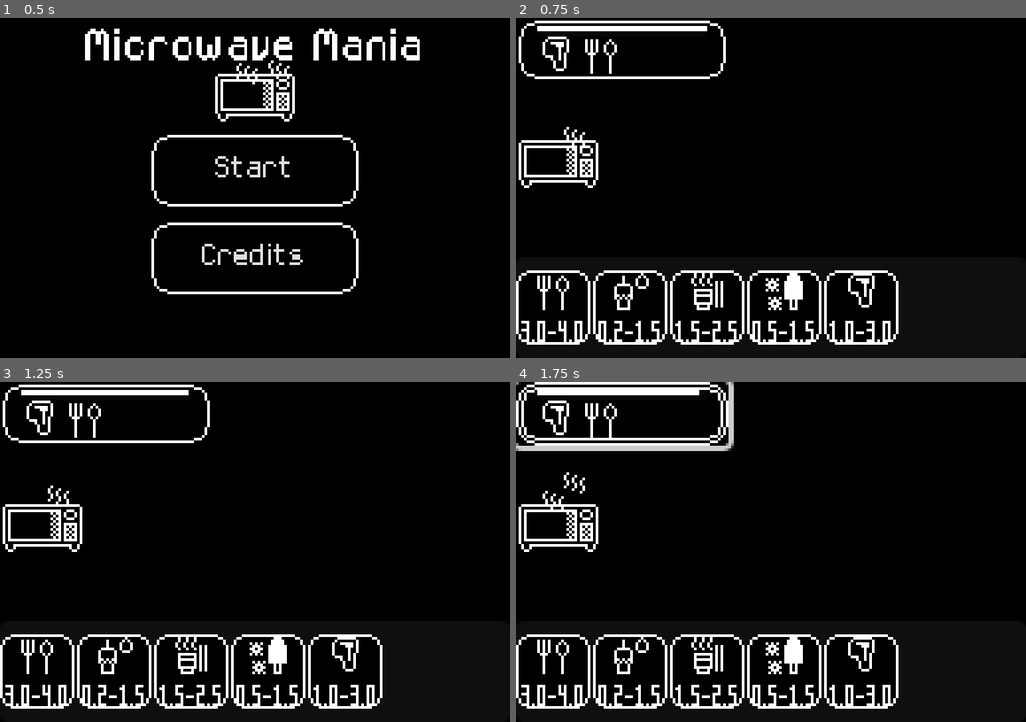
Above: before the commit, frames 1-4 (two rows, left to right).
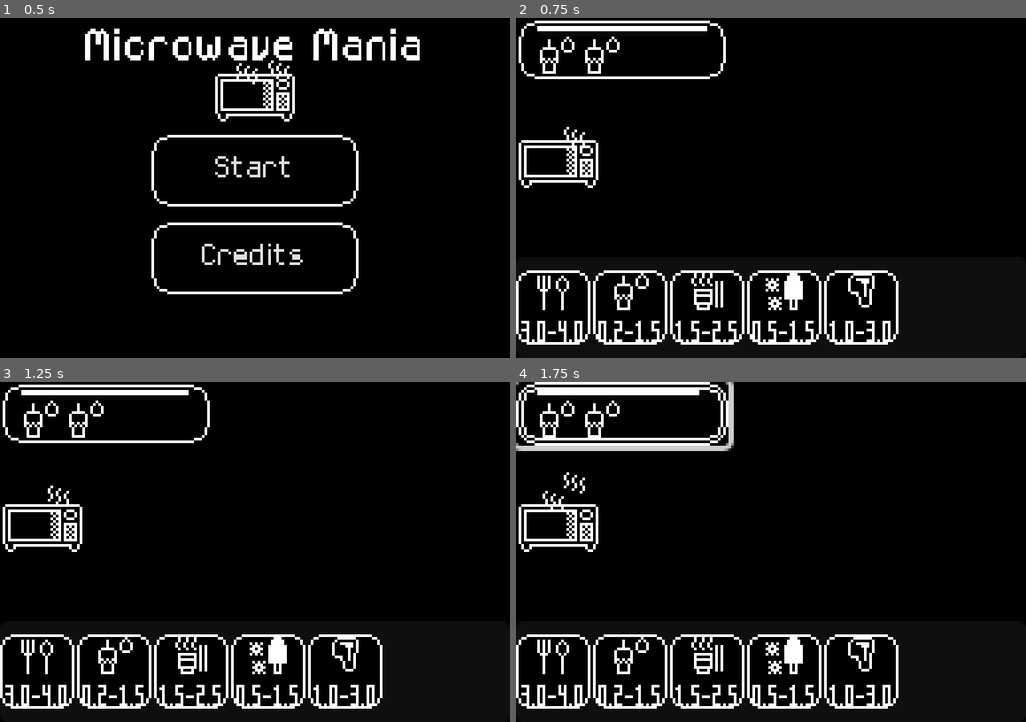
Above: after the commit, the same moments.

Repository: SpntKbrg/microwave-game
Game: Godot game, scene res://scenes/release/main_menu.tscn
Two runs of this game, one before a commit and one after it. Both use one fixed random seed, a clock stepped at 60 frames per second and the inputs below.
Inputs (mouse positions are in pixels of both pictures, inside the frame that each line leads up to):
- Up to frame 1 (0.5 s): no input
- Up to frame 2 (0.75 s): click "Start" at 0.5 s
- Up to frame 3 (1.25 s): no input
- Up to frame 4 (1.75 s): click (623, 412) at 1.25 s

Frame 1 is identical in both runs. In frame 2, 0.6% of the frame differs, in the area x 4-21%, y 5-17%; in frame 3, 0.6%; in frame 4, 0.6%.

Commit message:
Add selecting functionality for microwave and customer.

Diff:
--- a/scenes/customer_button.tscn
+++ b/scenes/customer_button.tscn
@@ -42,3 +42,5 @@
 max_value = 1.0
 value = 0.5
 show_percentage = false
+
+[connection signal="pressed" from="." to="." method="on_selected"]
--- a/scenes/game_scene.tscn
+++ b/scenes/game_scene.tscn
@@ -1,15 +1,8 @@
-[gd_scene load_steps=12 format=3 uid="uid://b47m3qdh0xkux"]
+[gd_scene load_steps=9 format=3 uid="uid://b47m3qdh0xkux"]
 
 [ext_resource type="PackedScene" uid="uid://daai2yr3w1kpk" path="res://scenes/inspect_modal/inspect_modal.tscn" id="1_w5aja"]
 [ext_resource type="Script" uid="uid://b70emyq2qqvnd" path="res://scripts/game/game_manager.gd" id="2_onqr8"]
-[ext_resource type="Script" uid="uid://cuhlrwjla6kf" path="res://scripts/resources/microwave_spec.gd" id="3_ycayy"]
-[ext_resource type="PackedScene" uid="uid://dywm3b6r0bvrk" path="res://scenes/item_model.tscn" id="4_rurhu"]
 [ext_resource type="PackedScene" uid="uid://djkscwfg3u4pk" path="res://scenes/model_resource.tscn" id="5_y3j0m"]
-
-[sub_resource type="Resource" id="Resource_y3j0m"]
-script = ExtResource("3_ycayy")
-useTemperature = true
-metadata/_custom_type_script = "uid://cuhlrwjla6kf"
 
 [sub_resource type="Gradient" id="Gradient_vt6ba"]
 colors = PackedColorArray(1, 1, 1, 1, 1, 1, 1, 1)
@@ -25,14 +18,8 @@
 
 [sub_resource type="RectangleShape2D" id="RectangleShape2D_b5spy"]
 
-[node name="game_scene" type="Node2D" node_paths=PackedStringArray("spawn_timer", "spawn_point", "model_resource")]
+[node name="game_scene" type="Node2D"]
 script = ExtResource("2_onqr8")
-microwave_set = Array[ExtResource("3_ycayy")]([SubResource("Resource_y3j0m")])
-spawn_timer = NodePath("Timer")
-spawn_interval_ms = 5000
-spawn_point = NodePath("spawn_point")
-model_resource = NodePath("ModelResource")
-item_scene = ExtResource("4_rurhu")
 
 [node name="InspectModal" parent="." instance=ExtResource("1_w5aja")]
 offset_right = 300.0
--- a/scenes/release/microwave_toggle.tscn
+++ b/scenes/release/microwave_toggle.tscn
@@ -36,3 +36,5 @@
 
 [node name="microwave_timer" type="Timer" parent="."]
 one_shot = true
+
+[connection signal="pressed" from="." to="." method="on_selected"]
--- a/scenes/release/real_game_scene.tscn
+++ b/scenes/release/real_game_scene.tscn
@@ -19,8 +19,7 @@
 [ext_resource type="Resource" uid="uid://cmc4gda6a680w" path="res://data/item_resources/mug.tres" id="13_ofqx1"]
 [ext_resource type="Script" uid="uid://cso81fb444n4e" path="res://scripts/game/item_shelf_spawner.gd" id="14_fij0q"]
 [ext_resource type="PackedScene" uid="uid://cucl236n4hfwi" path="res://scenes/items/ItemFactory.tscn" id="14_h88xt"]
-[ext_resource type="Script" uid="uid://yaflfsrycvvw" path="res://scripts/resources/item_library.gd" id="15_37101"]
-[ext_resource type="PackedScene" path="res://scenes/customer_system.tscn" id="15_fij0q"]
+[ext_resource type="PackedScene" uid="uid://d3vsbjdcoodxd" path="res://scenes/customer_system.tscn" id="15_fij0q"]
 
 [sub_resource type="Resource" id="Resource_jvgw3"]
 script = ExtResource("2_jvgw3")
@@ -88,15 +87,17 @@
 visible = false
 layout_mode = 1
 
-[node name="GameSystem" type="Node" parent="." node_paths=PackedStringArray("customer_system", "item_factory", "microwave_inspect", "input_state_handler", "item_shelf_spawner", "__customer_data_holder", "__customer_button_container")]
+[node name="GameSystem" type="Node" parent="." node_paths=PackedStringArray("customer_system", "item_factory", "microwave_inspect", "input_state_handler", "item_shelf_spawner", "microwave_spawner", "__customer_data_holder", "__customer_button_container", "__microwave_container")]
 script = ExtResource("7_e1xsh")
 customer_system = NodePath("CustomerSystem")
 item_factory = NodePath("ItemFactory")
 microwave_inspect = NodePath("../MicrowaveInspect")
 input_state_handler = NodePath("InputStateHandler")
 item_shelf_spawner = NodePath("ItemShelfSpawner")
+microwave_spawner = NodePath("MicrowaveSpawner")
 __customer_data_holder = NodePath("CustomerList")
 __customer_button_container = NodePath("../CustomerRow/CustomerButtonContainer")
+__microwave_container = NodePath("../MicrowaveRow/MicrowaveContainer")
 __customer_node_template = ExtResource("8_e38y6")
 __customer_button_template = ExtResource("6_hshn4")
 __item_resources = Array[ExtResource("8_xwxs8")]([ExtResource("10_5rj2t"), ExtResource("13_ofqx1"), ExtResource("12_g4s6n"), ExtResource("11_ietqi"), ExtResource("9_37101")])
@@ -121,5 +122,3 @@
 __item_shelf_btn_template = ExtResource("3_n7wt1")
 
 [node name="ItemLibrary" type="Node" parent="."]
-script = ExtResource("15_37101")
-__item_resources = Array[ExtResource("8_xwxs8")]([ExtResource("10_5rj2t"), ExtResource("13_ofqx1"), ExtResource("12_g4s6n"), ExtResource("11_ietqi"), ExtResource("9_37101")])
--- a/scripts/consts/type.gd
+++ b/scripts/consts/type.gd
@@ -2,5 +2,5 @@
 
 class_name UtilType
 
-enum ItemType { STEAK = 0, FOOD_BOX, ICE_CREAM, NOODLE, DRINK }
+enum ItemType { STEAK = 0, FOOD_BOX, ICE_CREAM, NOODLE, DRINK, NULL = -1 }
 enum WaveTemperature { LOW = 1, MEDIUM = 2, HIGH = 3 } # low - 1, medium - 2, high - 3
--- a/scripts/game/customer_button.gd
+++ b/scripts/game/customer_button.gd
@@ -7,6 +7,8 @@
 @export var __item_icon_template: PackedScene
 var __customer: CustomerUiData
 var __is_ticking: bool
+
+signal on_customer_selected(customer_id: int)
 
 func setup(customer: CustomerUiData) -> void:
 	__customer = customer
@@ -30,3 +32,26 @@
 		queue_free()
 		return
 	__timer_progress.value = __customer.customer.get_current_patient_time_ratio()
+
+func get_customer_id() -> int:
+	return __customer.customer.customer_id
+
+func get_item_icon_list() -> Array:
+	return (
+		__cart_container.get_children()
+			.filter(func (child): return is_instance_of(child, ItemIcon))
+			.map(func (child): return child as ItemIcon)
+	)
+
+func remove_item_icon_at_index(index: int) -> void:
+	if index < 0 or index >= __cart_container.get_child_count():
+		push_error("Button::remove_item_icon_at_index : index not found : ", index)
+		return
+
+	var target_child := __cart_container.get_child(index)
+
+	__cart_container.remove_child(target_child)
+	target_child.queue_free()
+
+func on_selected() -> void:
+	on_customer_selected.emit(get_customer_id())
--- a/scripts/game/microwave_factory.gd
+++ b/scripts/game/microwave_factory.gd
@@ -5,7 +5,7 @@
 func _init() -> void:
 	pass
 
-func create(spec: MicrowaveSpec) -> Node2D:
+func create(spec: MicrowaveSpec) -> MicrowaveToggle:
 	#check spec then gen microwave
 	print("spec", spec.useTemperature)
-	return basic_microwave.instantiate();
+	return basic_microwave.instantiate() as MicrowaveToggle;
--- a/scripts/game/microwave_spawner.gd
+++ b/scripts/game/microwave_spawner.gd
@@ -5,8 +5,18 @@
 @export var microwave_set: Array[MicrowaveSpec]
 @export var microwave_spawn_point: Node
 
-func _ready() -> void:
+signal on_microwave_selected(microwave_id: int)
+
+var currId = 1
+
+func setup() -> void:
 	var microwave_factory = MicrowaveFactory.new();
 	for microwave in microwave_set:
-		var mw = microwave_factory.create(microwave);
-		microwave_spawn_point.add_child.call_deferred(mw)
+		var mw := microwave_factory.create(microwave) as MicrowaveToggle;
+		microwave_spawn_point.add_child(mw)
+		mw.on_microwave_selected.connect(on_selected)
+		mw.microwave_id = currId
+		currId += 1
+
+func on_selected(microwave_id: int) -> void:
+	on_microwave_selected.emit(microwave_id)
--- a/scripts/game/microwave_toggle.gd
+++ b/scripts/game/microwave_toggle.gd
@@ -1,15 +1,20 @@
 extends TextureButton
+class_name  MicrowaveToggle
+
 
 @export var microwave_timer: Timer
 @export var microwave_progress: ProgressBar
 @export var anim_sprite: AnimSprite
 var is_running: bool = false
 
+var microwave_id: int
 var countdown_ms: int
 var sec_modifier: int = 60 # 1 = real time, 60 = 1 real sec = 1 game min
 var current_command: MicrowaveMethod
+var completed_item_type: UtilType.ItemType = UtilType.ItemType.NULL
 
 signal on_wave_timeout(method: MicrowaveMethod)
+signal on_microwave_selected(microwave_id: int)
 
 func setup()->void:
 	print("basic microwave seting up..")
@@ -28,8 +33,12 @@
 func on_countdown()->void:
 	is_running = false
 	on_wave_timeout.emit(current_command)
+	completed_item_type = current_command.item_type
 	current_command = null
 	anim_sprite.set_animating(false)
+
+func on_complete_order() -> void:
+	completed_item_type = UtilType.ItemType.NULL
 
 func commit_command(_command: MicrowaveMethod) -> void:
 	if is_running:
@@ -43,3 +52,6 @@
 	countdown_ms = floori((input_min_in_sec + input_sec) * 1000.0 / sec_modifier) # realtime til finished
 	microwave_timer.start(countdown_ms / 1000.0)
 	anim_sprite.set_animating(true)
+
+func on_selected() -> void:
+	on_microwave_selected.emit(microwave_id)
--- a/scripts/game/scene/game_system.gd
+++ b/scripts/game/scene/game_system.gd
@@ -8,10 +8,12 @@
 @export var microwave_inspect: MicrowaveInspect
 @export var input_state_handler: InputStateHandler
 @export var item_shelf_spawner: ItemShelfSpawner
+@export var microwave_spawner: MicrowaveSpawner
 
 @export_category("Internal")
 @export var __customer_data_holder: Node
 @export var __customer_button_container: Control
+@export var __microwave_container: Node
 
 @export_category("Template")
 @export var __customer_node_template: PackedScene # CustomerUiData
@@ -43,16 +45,21 @@
 		microwave_inspect.setup(item)
 	)
 	item_shelf_spawner.on_item_selected.connect(input_state_handler.on_select_item)
+	input_state_handler.signal_try_give_item_to_customer.connect(on_try_give_item_to_customer)
+	microwave_spawner.on_microwave_selected.connect(input_state_handler.on_select_microwave)
 
 func setup() -> void:
 	__item_data = {}
 	for item in __item_resources:
 		__item_data.set(item.item_type, item)
 	item_shelf_spawner.setup(__item_data)
+	microwave_spawner.setup()
 
 func start_game() -> void:
 	customer_system.set_running(true)
 
+func on_event_microwave_add(microwave: MicrowaveToggle) -> void:
+	microwave.on_microwave_selected.connect(input_state_handler.on_select_microwave)
 
 func on_event_customer_add(customer: Customer) -> void:
 	var customer_id := customer.customer_id
@@ -67,4 +74,55 @@
 	var customer_button := (customer_button_node as CustomerButton)
 	customer_button.setup(customer_data)
 	customer_button.name = str(customer_id)
+	customer_button.on_customer_selected.connect(input_state_handler.on_select_customer)
 	__customer_button_container.add_child(customer_button)
+
+func on_try_give_item_to_customer(microwave_id: int, customer_id: int) -> void:
+	var selected_microwave_list := __get_microwave_list_by_id(microwave_id)
+	var selected_customer_list := __get_customer_list_by_id(customer_id)
+
+	if selected_microwave_list.size() == 0:
+		print("GameSystem::on_try_give_item_to_customer : Can't find microwave with id: ", microwave_id)
+		return
+
+	if selected_customer_list.size() == 0:
+		print("GameSystem::on_try_give_item_to_customer : Can't find customer with id: ", customer_id)
+		return
+
+	var selected_microwave : MicrowaveToggle = selected_microwave_list[0]
+	var selected_customer :CustomerButton = selected_customer_list[0]
+
+	if selected_microwave.is_running:
+		print("GameSystem::on_try_give_item_to_customer : The microwave is still running.")
+		return
+
+	if not selected_microwave.completed_item_type or selected_microwave.completed_item_type == UtilType.ItemType.NULL:
+		print("GameSystem::on_try_give_item_to_customer : The microwave doesn't have any item.")
+		return
+
+	var customer_item_icon_list := selected_customer.get_item_icon_list()
+
+	for index in len(customer_item_icon_list):
+		if customer_item_icon_list[index].item_type == selected_microwave.completed_item_type:
+			print("GameSystem::on_try_give_item_to_customer : Found the requested item at index : ", index)
+			selected_customer.remove_item_icon_at_index(index)
+			return
+
+	print("GameSystem::on_try_give_item_to_customer : Item not found")
+
+
+func __get_microwave_list_by_id(microwave_id: int) -> Array:
+	return (
+		__microwave_container.get_children()
+			.filter(func (child): return is_instance_of(child, MicrowaveToggle))
+			.map(func (child): return child as MicrowaveToggle)
+			.filter(func (child: MicrowaveToggle): return child.microwave_id == microwave_id)
+	)
+
+func __get_customer_list_by_id(customer_id: int) -> Array:
+	return (
+		__customer_button_container.get_children()
+			.filter(func (child): return is_instance_of(child, CustomerButton))
+			.map(func (child): return child as CustomerButton)
+			.filter(func (child: CustomerButton): return child.get_customer_id() == customer_id)
+	)
--- a/scripts/input_state_handler.gd
+++ b/scripts/input_state_handler.gd
@@ -19,16 +19,20 @@
 	reset_state()
 
 func on_select_microwave(id: int) -> void:
+	print("try selecting microwave id:", id)
 	__state = SelectionState.MICROWAVE_SELECTED
 	__selected_id = id
 
 func on_select_customer(id: int) -> void:
+	print("try selecting customer id: ", id)
 	if __state != SelectionState.MICROWAVE_SELECTED:
 		return
+	print("try give item from microwave id: ", __selected_id, " to customer id: ", id)
 	signal_try_give_item_to_customer.emit(__selected_id, id)
 	reset_state()
 
 func on_select_item(id: int) -> void:
+	print("try selecting item id: ", id)
 	__state = SelectionState.ITEM_SELECTED
 	__selected_id = id
 	signal_show_microwave_ui.emit(true, __selected_id)
Not shown: 1 places in scenes/release/real_game_scene.tscn that only renumber resources
